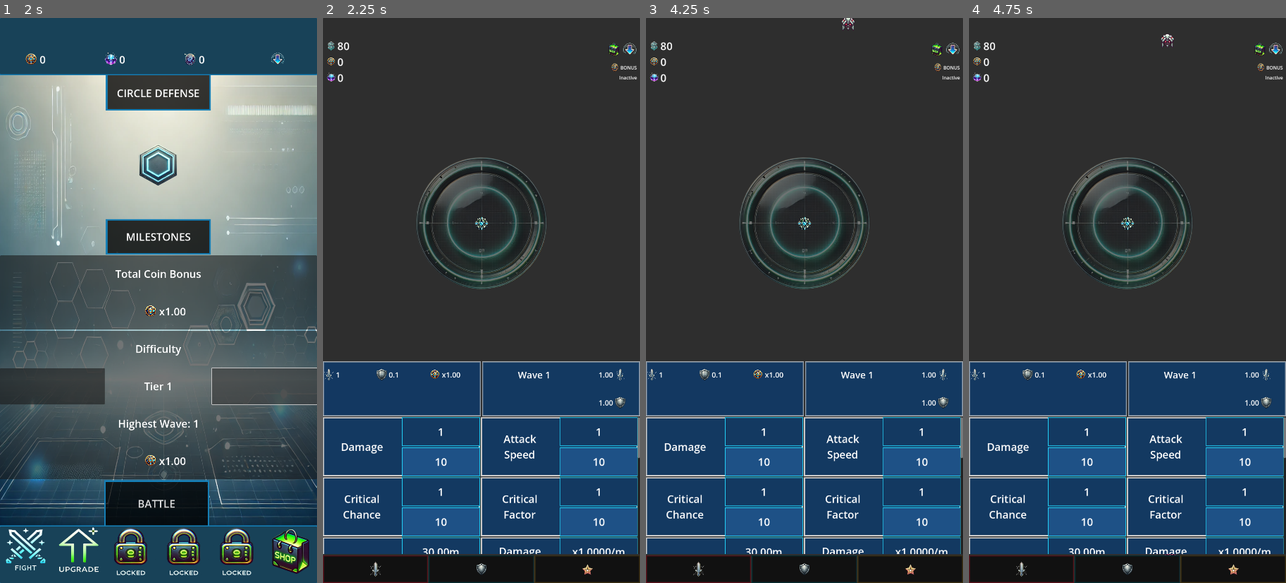
Above: before the commit, frames 1-4 (left to right).
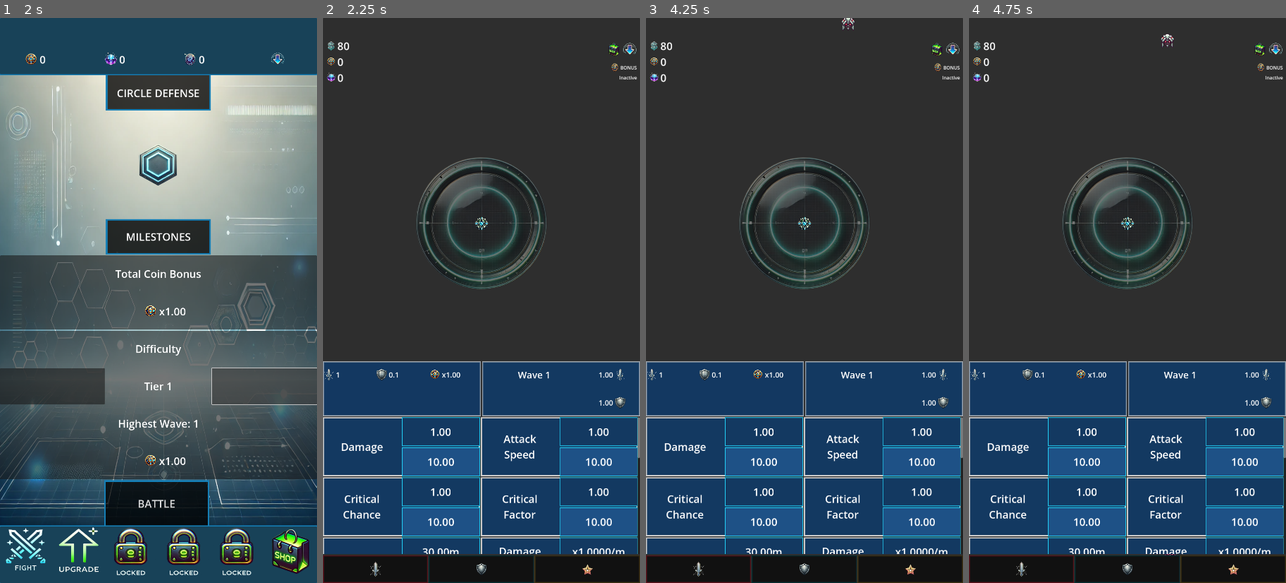
Above: after the commit, the same moments.

Repository: ascyrax/circle-defence
Game: Godot game, scene res://main.tscn
Two runs of this game, one before a commit and one after it. Both use one fixed random seed, a clock stepped at 60 frames per second and the inputs below.
Inputs (mouse positions are in pixels of both pictures, inside the frame that each line leads up to):
- Up to frame 1 (2 s): click (53, 385) at 0.5 s; click (263, 385) at 1.25 s
- Up to frame 2 (2.25 s): click "BATTLE" at 2 s
- Up to frame 3 (4.25 s): tap Enter at 2.75 s; move the mouse to (874, 272) at 2.77 s; click (874, 272) at 2.92 s; tap Space at 3.5 s; move the mouse to (741, 328) at 3.52 s; click (741, 328) at 3.67 s
- Up to frame 4 (4.75 s): move the mouse to (1159, 176) at 4.27 s; click (1159, 176) at 4.42 s

Frame 1 is identical in both runs. In frame 2, 0.4% of the frame differs, in the area x 33-92%, y 72-90%; in frame 3, 0.4%; in frame 4, 0.4%.

Commit message:
string formatting: show 2 decimal places

Diff:
--- a/attack_upgrades.gd
+++ b/attack_upgrades.gd
@@ -11,36 +11,36 @@
 	# VALUES
 	var damageValue = GlobalData.get_damage()
 	var damageLabel = $"ScrollContainer/VBoxContainer/Attack/Damage/HBoxContainer/VBoxContainer/Value" as Label
-	damageLabel.text = str(damageValue)
+	damageLabel.text = str("%.2f" % damageValue)
 
 	var attackSpeedValue = GlobalData.get_attack_speed()
 	var attackSpeedLabel = $"ScrollContainer/VBoxContainer/Attack/Speed/HBoxContainer/VBoxContainer/Value" as Label
-	attackSpeedLabel.text = str(attackSpeedValue)
+	attackSpeedLabel.text = str("%.2f" % attackSpeedValue)
 
 	var criticalChanceValue = GlobalData.get_critical_chance()
 	var criticalChanceLabel = $"ScrollContainer/VBoxContainer/Critical/Chance/HBoxContainer/VBoxContainer/Value" as Label
-	criticalChanceLabel.text = str(criticalChanceValue)
+	criticalChanceLabel.text = str("%.2f" % criticalChanceValue)
 
 	var criticalFactorValue = GlobalData.get_critical_factor()
 	var criticalFactorLabel = $"ScrollContainer/VBoxContainer/Critical/Factor/HBoxContainer/VBoxContainer/Value" as Label
-	criticalFactorLabel.text = str(criticalFactorValue)
+	criticalFactorLabel.text = str("%.2f" % criticalFactorValue)
 
 	# UPGRADE COST
 	var damageUpgradeCostValue = GlobalData.get_damage_upgrade_cost()
 	var damageUpgradeCostLabel = $"ScrollContainer/VBoxContainer/Attack/Damage/HBoxContainer/VBoxContainer/UpgradeCost" as Label
-	damageUpgradeCostLabel.text = str(damageUpgradeCostValue)
+	damageUpgradeCostLabel.text = str("%.2f" % damageUpgradeCostValue)
 
 	var attackSpeedUpgradeCostValue = GlobalData.get_attack_speed_upgrade_cost()
 	var attackSpeedUpgradeCostLabel = $"ScrollContainer/VBoxContainer/Attack/Speed/HBoxContainer/VBoxContainer/UpgradeCost" as Label
-	attackSpeedUpgradeCostLabel.text = str(attackSpeedUpgradeCostValue)
+	attackSpeedUpgradeCostLabel.text = str("%.2f" % attackSpeedUpgradeCostValue)
 
 	var criticalChanceUpgradeCostValue = GlobalData.get_critical_chance_upgrade_cost()
 	var criticalChanceUpgradeCostLabel = $"ScrollContainer/VBoxContainer/Critical/Chance/HBoxContainer/VBoxContainer/UpgradeCost" as Label
-	criticalChanceUpgradeCostLabel.text = str(criticalChanceUpgradeCostValue)
+	criticalChanceUpgradeCostLabel.text = str("%.2f" % criticalChanceUpgradeCostValue)
 
 	var criticalFactorUpgradeCostValue = GlobalData.get_critical_factor_upgrade_cost()
 	var criticalFactorUpgradeCostLabel = $"ScrollContainer/VBoxContainer/Critical/Factor/HBoxContainer/VBoxContainer/UpgradeCost" as Label
-	criticalFactorUpgradeCostLabel.text = str(criticalFactorUpgradeCostValue)
+	criticalFactorUpgradeCostLabel.text = str("%.2f" % criticalFactorUpgradeCostValue)
 
 func _upgrade_damage(event: InputEvent):
 	if(event is InputEventScreenTouch):
--- a/bullet.gd
+++ b/bullet.gd
@@ -1,6 +1,6 @@
 extends Node2D
 
-@export var speed: float = 700.0
+@export var speed: float = 777.77
 var direction:Vector2 = Vector2.ZERO
 var targetEnemey: Area2D
 var damage: float
--- a/defense_upgrades.gd
+++ b/defense_upgrades.gd
@@ -10,36 +10,36 @@
 	# VALUES
 	var healthValue = GlobalData.get_health()
 	var healthLabel = $"ScrollContainer/VBoxContainer/Health/Health/HBoxContainer/VBoxContainer/Value" as Label
-	healthLabel.text = str(healthValue)
+	healthLabel.text = str("%.2f" % healthValue)
 
 	var healthRegenerationValue = GlobalData.get_health_regeneration()
 	var healthRegenerationLabel = $"ScrollContainer/VBoxContainer/Health/HealthRegeneration/HBoxContainer/VBoxContainer/Value" as Label
-	healthRegenerationLabel.text = str(healthRegenerationValue)
+	healthRegenerationLabel.text = str("%.2f" % healthRegenerationValue)
 
 	var criticalChanceValue = GlobalData.get_defense_percentage()
 	var criticalChanceLabel = $"ScrollContainer/VBoxContainer/Defense/Percentage/HBoxContainer/VBoxContainer/Value" as Label
-	criticalChanceLabel.text = str(criticalChanceValue)
+	criticalChanceLabel.text = str("%.2f" % criticalChanceValue)
 
 	var criticalFactorValue = GlobalData.get_defense_absolute()
 	var criticalFactorLabel = $"ScrollContainer/VBoxContainer/Defense/Absolute/HBoxContainer/VBoxContainer/Value" as Label
-	criticalFactorLabel.text = str(criticalFactorValue)
+	criticalFactorLabel.text = str("%.2f" % criticalFactorValue)
 
 	# UPGRADE COST
 	var healthUpgradeCostValue = GlobalData.get_health_upgrade_cost()
 	var healthUpgradeCostLabel = $"ScrollContainer/VBoxContainer/Health/Health/HBoxContainer/VBoxContainer/UpgradeCost" as Label
-	healthUpgradeCostLabel.text = str(healthUpgradeCostValue)
+	healthUpgradeCostLabel.text = str("%.2f" % healthUpgradeCostValue)
 
 	var healthRegenerationUpgradeCostValue = GlobalData.get_health_regeneration_upgrade_cost()
 	var healthRegenerationUpgradeCostLabel = $"ScrollContainer/VBoxContainer/Health/HealthRegeneration/HBoxContainer/VBoxContainer/UpgradeCost" as Label
-	healthRegenerationUpgradeCostLabel.text = str(healthRegenerationUpgradeCostValue)
+	healthRegenerationUpgradeCostLabel.text = str("%.2f" % healthRegenerationUpgradeCostValue)
 
 	var defensePercentageUpgradeCostValue = GlobalData.get_defense_percentage_upgrade_cost()
 	var defensePercentageUpgradeCostLabel = $"ScrollContainer/VBoxContainer/Defense/Percentage/HBoxContainer/VBoxContainer/UpgradeCost" as Label
-	defensePercentageUpgradeCostLabel.text = str(defensePercentageUpgradeCostValue)
+	defensePercentageUpgradeCostLabel.text = str("%.2f" % defensePercentageUpgradeCostValue)
 
 	var defenseAbsoluteUpgradeCostValue = GlobalData.get_defense_absolute_upgrade_cost()
 	var defenseAbsoluteUpgradeCostLabel = $"ScrollContainer/VBoxContainer/Defense/Absolute/HBoxContainer/VBoxContainer/UpgradeCost" as Label
-	defenseAbsoluteUpgradeCostLabel.text = str(defenseAbsoluteUpgradeCostValue)
+	defenseAbsoluteUpgradeCostLabel.text = str("%.2f" % defenseAbsoluteUpgradeCostValue)
 
 
 func _upgrade_health(event: InputEvent):
--- a/utility_upgrades.gd
+++ b/utility_upgrades.gd
@@ -10,36 +10,36 @@
 	# VALUES
 	var cashBonusValue = GlobalData.get_cash_bonus()
 	var cashBonusLabel = $"ScrollContainer/VBoxContainer/Cash/CashBonus/HBoxContainer/VBoxContainer/Value" as Label
-	cashBonusLabel.text = str(cashBonusValue)
+	cashBonusLabel.text = str("%.2f" % cashBonusValue)
 
 	var cashPerWaveValue = GlobalData.get_cash_per_wave()
 	var cashPerWaveLabel = $"ScrollContainer/VBoxContainer/Cash/CashPerWave/HBoxContainer/VBoxContainer/Value" as Label
-	cashPerWaveLabel.text = str(cashPerWaveValue)
+	cashPerWaveLabel.text = str("%.2f" % cashPerWaveValue)
 
 	var coinsPerKillBonusValue = GlobalData.get_coins_per_kill_bonus()
 	var coinsPerKillBonusLabel = $"ScrollContainer/VBoxContainer/Coin/CoinsPerKillBonus/HBoxContainer/VBoxContainer/Value" as Label
-	coinsPerKillBonusLabel.text = str(coinsPerKillBonusValue)
+	coinsPerKillBonusLabel.text = str("%.2f" % coinsPerKillBonusValue)
 
 	var coinsPerWaveValue = GlobalData.get_coins_per_wave()
 	var coinsPerWaveLabel = $"ScrollContainer/VBoxContainer/Coin/CoinsPerWave/HBoxContainer/VBoxContainer/Value" as Label
-	coinsPerWaveLabel.text = str(coinsPerWaveValue)
+	coinsPerWaveLabel.text = str("%.2f" % coinsPerWaveValue)
 
 	# UPGRADE COST
 	var cashBonusUpgradeCostValue = GlobalData.get_cash_bonus_upgrade_cost()
 	var cashBonusUpgradeCostLabel = $"ScrollContainer/VBoxContainer/Cash/CashBonus/HBoxContainer/VBoxContainer/UpgradeCost" as Label
-	cashBonusUpgradeCostLabel.text = str(cashBonusUpgradeCostValue)
+	cashBonusUpgradeCostLabel.text = str("%.2f" % cashBonusUpgradeCostValue)
 
 	var cashPerWaveUpgradeCostValue = GlobalData.get_cash_per_wave_upgrade_cost()
 	var cashPerWaveUpgradeCostLabel = $"ScrollContainer/VBoxContainer/Cash/CashPerWave/HBoxContainer/VBoxContainer/UpgradeCost" as Label
-	cashPerWaveUpgradeCostLabel.text = str(cashPerWaveUpgradeCostValue)
+	cashPerWaveUpgradeCostLabel.text = str("%.2f" % cashPerWaveUpgradeCostValue)
 
 	var coinsPerKillBonusUpgradeCostValue = GlobalData.get_coins_per_kill_bonus_upgrade_cost()
 	var coinsPerKillBonusUpgradeCostLabel = $"ScrollContainer/VBoxContainer/Coin/CoinsPerKillBonus/HBoxContainer/VBoxContainer/UpgradeCost" as Label
-	coinsPerKillBonusUpgradeCostLabel.text = str(coinsPerKillBonusUpgradeCostValue)
+	coinsPerKillBonusUpgradeCostLabel.text = str("%.2f" % coinsPerKillBonusUpgradeCostValue)
 
 	var coinsPerWaveUpgradeCostValue = GlobalData.get_coins_per_wave_upgrade_cost()
 	var coinsPerWaveUpgradeCostLabel = $"ScrollContainer/VBoxContainer/Coin/CoinsPerWave/HBoxContainer/VBoxContainer/UpgradeCost" as Label
-	coinsPerWaveUpgradeCostLabel.text = str(coinsPerWaveUpgradeCostValue)
+	coinsPerWaveUpgradeCostLabel.text = str("%.2f" % coinsPerWaveUpgradeCostValue)
 
 
 func _upgrade_cash_bonus(event: InputEvent):
